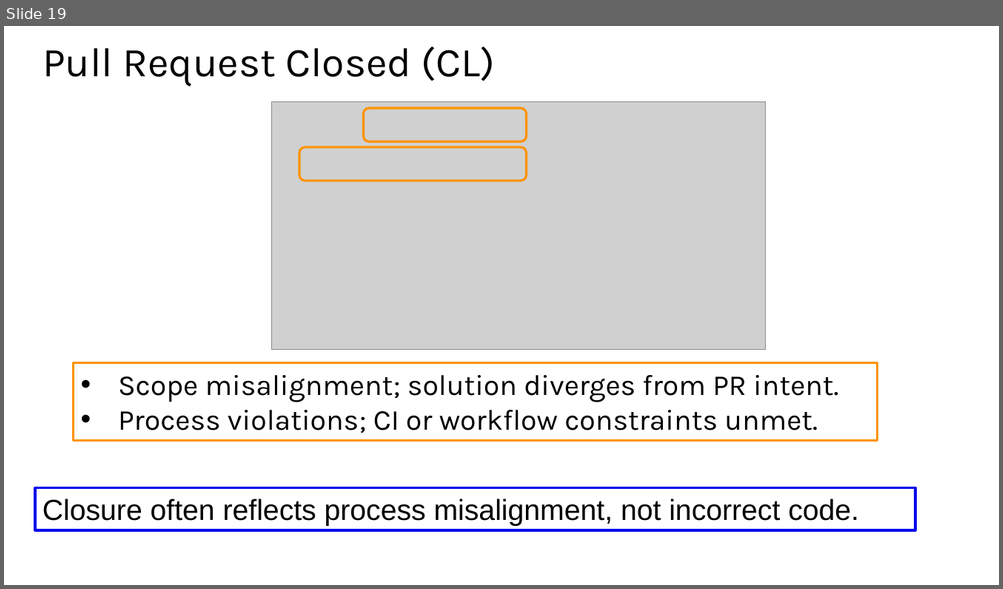
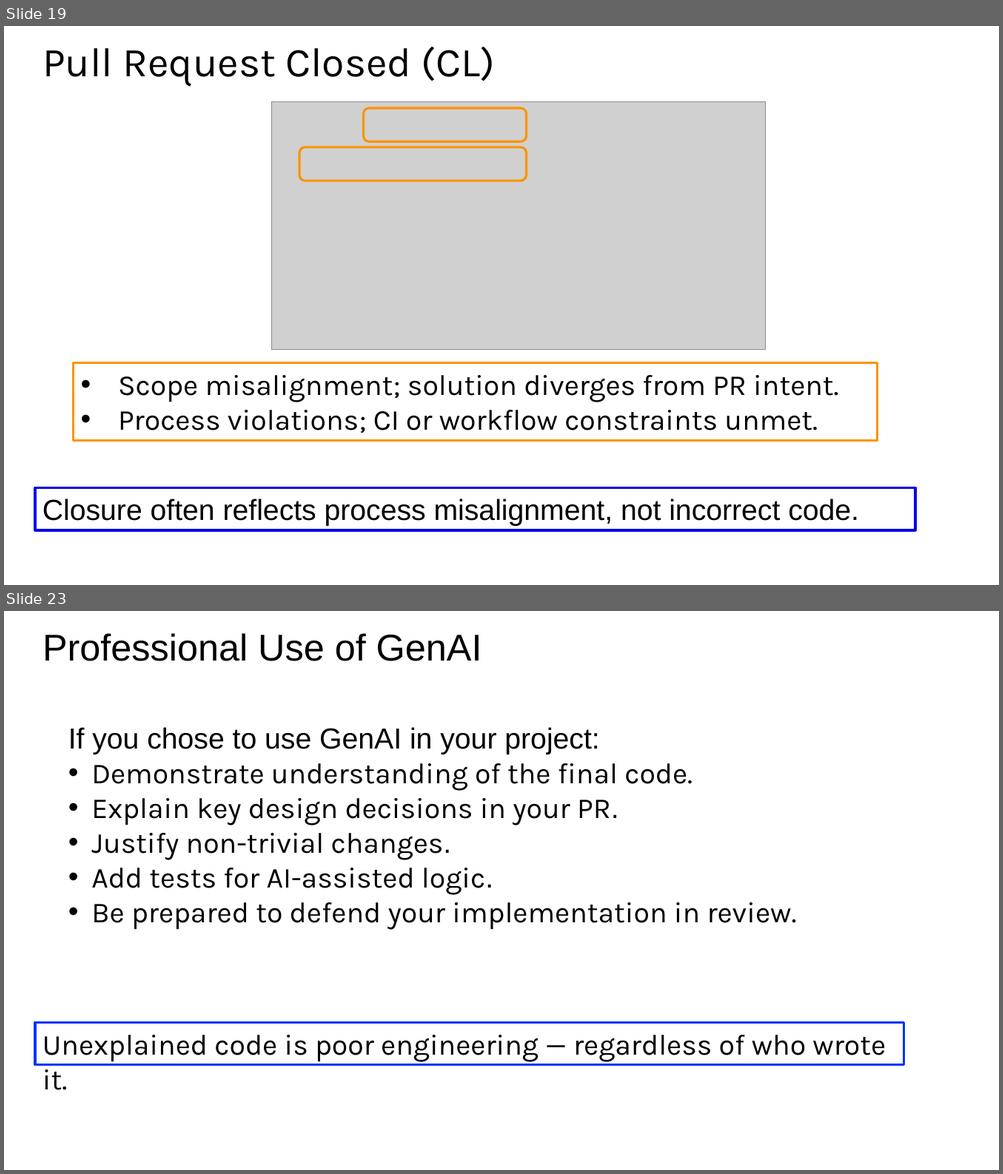
Before and after one commit to johnxu21/johnxu21.github.io, a slide deck: teaching/CS472/Timetable/LLV-L1.pptx. Shown one above the other, each under a label of ours: slide 19 before the commit, slides 19 and 23 after it; the slides between them are not shown. The pictures are 1003x589 and 1003x1174 pixels, drawn with LibreOffice and Linux fonts; fonts in the diff are those of the drawing; grey boxes stand for pictures. Boxes give left, top, right and bottom in pixels: in the first picture for what was removed or moved away, otherwise in the second. Text is boxed around its words. In the diff, an @@ line names an element or a change of style, - is before the commit and + after.

Commit message:
changes to the project

```diff
--- a/teaching/CS472/Timetable/LLV-L1.pptx
+++ b/teaching/CS472/Timetable/LLV-L1.pptx
@@ slide 23 added at <box>4,611,999,1170</box>, background #FFFFFF @@
@@ title added at <box>42,633,482,661</box>, 36 pt, text #000000 @@
+Professional Use of GenAI
@@ text added at <box>68,727,797,930</box>, 28 pt, text #000000 @@
+If you chose to use GenAI in your project:
+• Demonstrate understanding of the final code.
+• Explain key design decisions in your PR.
+• Justify non-trivial changes.
+• Add tests for AI-assisted logic.
+• Be prepared to defend your implementation in review.
@@ rectangle added at <box>35,1023,904,1065</box>, outline #0432FF 2.25 pt, 28 pt, text #000000 @@
+Unexplained code is poor engineering — regardless of who wrote it.
```
Also in this commit, not shown: 5 slides changed, 3 other slides added, 4 other files.
